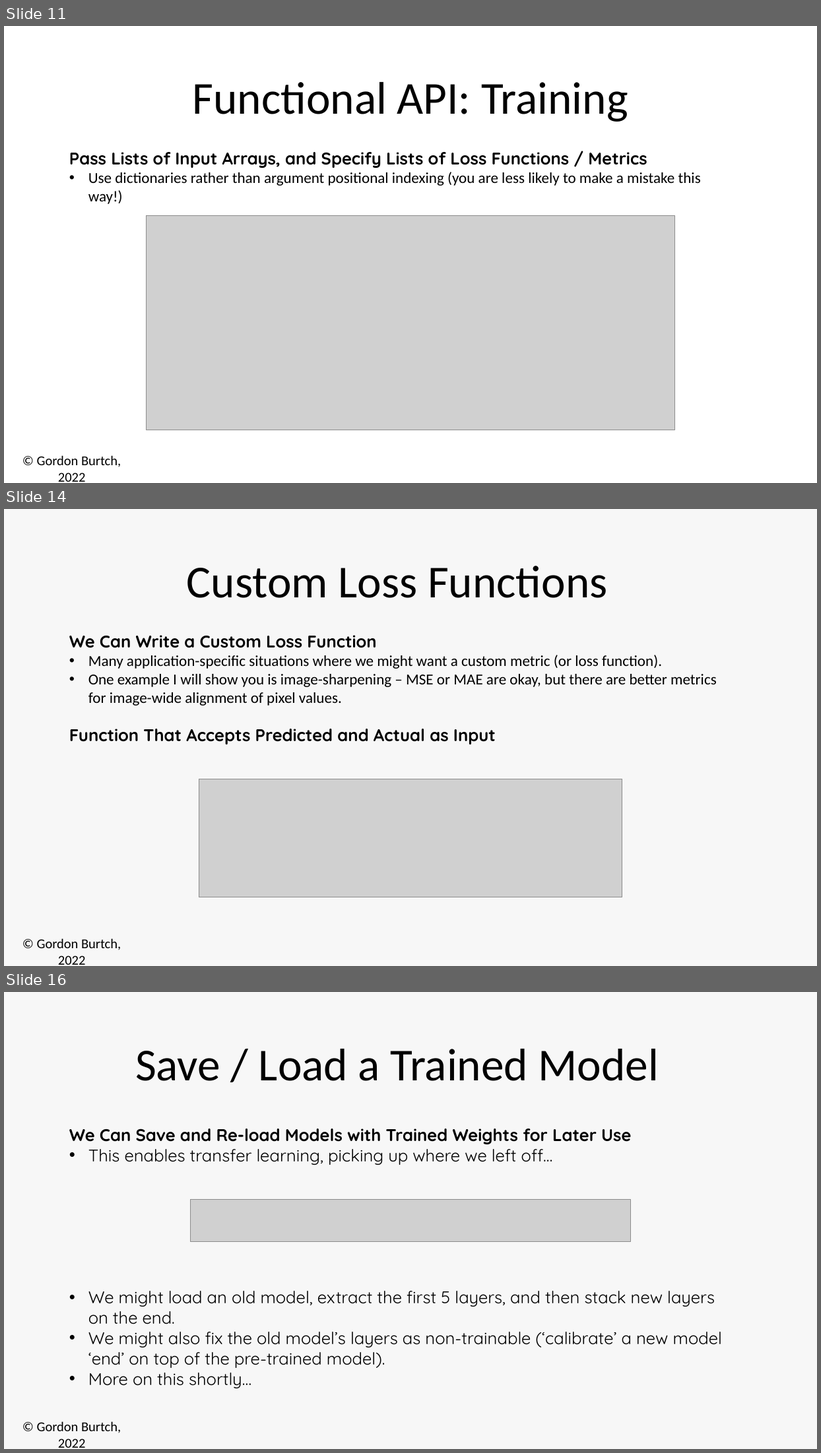
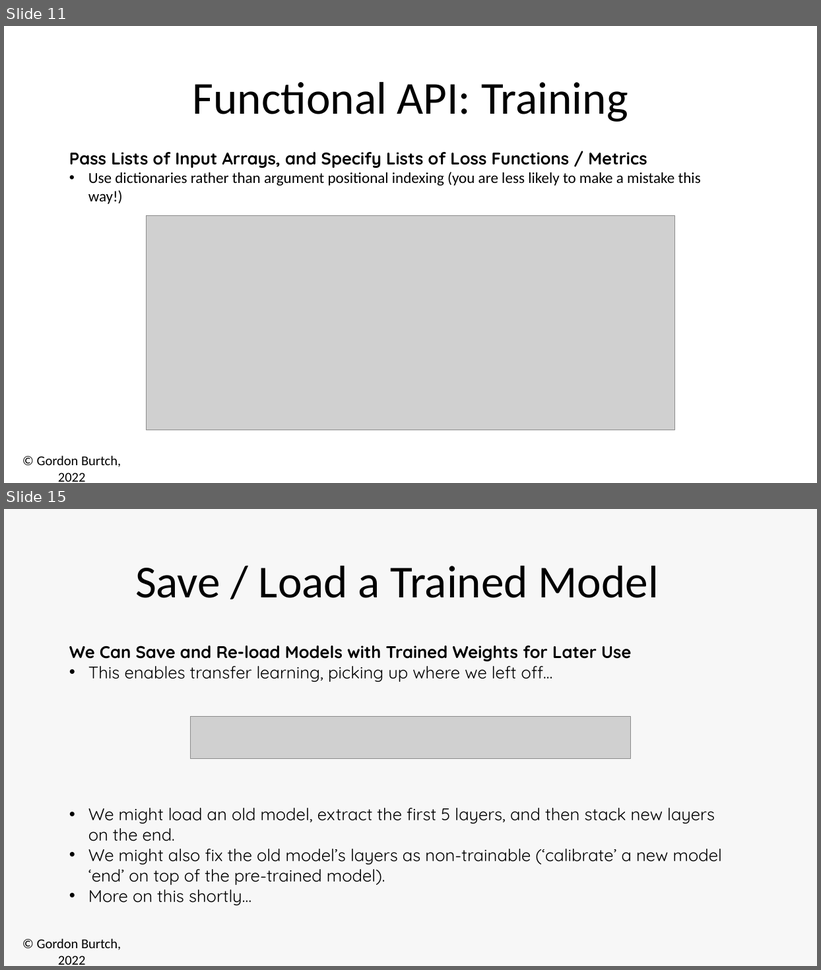
Before and after one commit to gburtch/NYU---ModernAI, a slide deck: Session 4-5/04 - 1 - FunctionalAPI.pptx. Shown one above the other, each under a label of ours: slides 11, 14 and 16 before the commit, slides 11 and 15 after it; the slides between them are not shown. The pictures are 821x1453 and 821x970 pixels, drawn with LibreOffice and Linux fonts; fonts in the diff are those of the drawing; grey boxes stand for pictures. Boxes give left, top, right and bottom in pixels: in the first picture for what was removed or moved away, otherwise in the second. Text is boxed around its words. In the diff, an @@ line names an element or a change of style, - is before the commit and + after.

```diff
--- a/Session 4-5/04 - 1 - FunctionalAPI.pptx
+++ b/Session 4-5/04 - 1 - FunctionalAPI.pptx
@@ slide 14 removed at (x1=4, y1=509, x2=817, y2=966), background #F7F7F7; not listed: 1 template element that a slide beside it also shows @@
@@ text removed at (x1=187, y1=566, x2=607, y2=598) @@
-Custom Loss Functions
@@ text removed at (x1=69, y1=635, x2=717, y2=745) @@
-We Can Write a Custom Loss Function
-• Many application-specific situations where we might want a custom metric (or loss function).
-• One example I will show you is image-sharpening – MSE or MAE are okay, but there are better metrics for image-wide alignment of pixel values.
-Function That Accepts Predicted and Actual as Input
@@ picture removed at (x1=199, y1=780, x2=622, y2=898) @@
@@ what was slide 16 is now slide 15 @@
```
Also in this commit, not shown: 10 slides changed, 26 other files.
